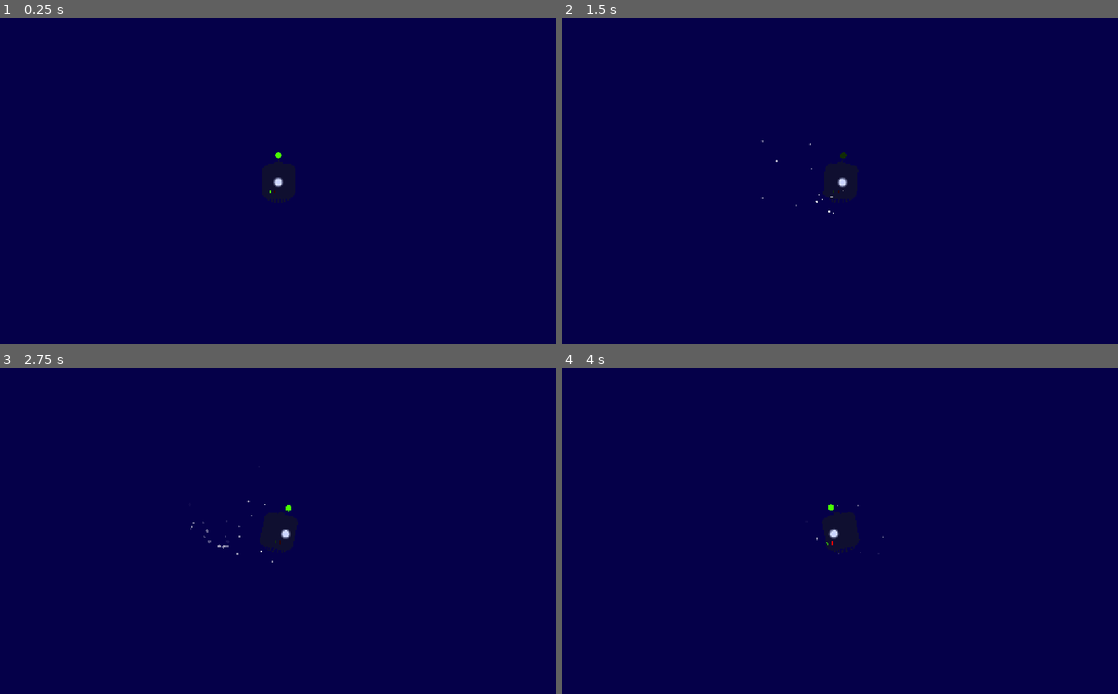
Above: before the commit, frames 1-4 (two rows, left to right).
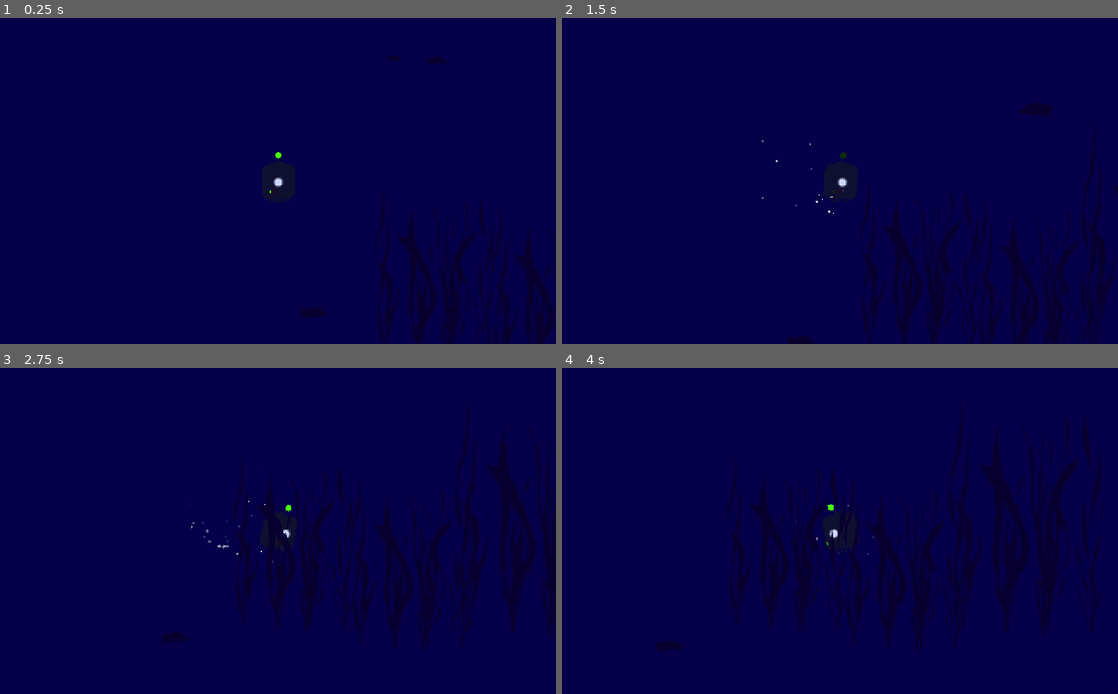
Above: after the commit, the same moments.

Repository: JakobSchauser/boyancy_game
Game: Godot game, scene res://map.tscn
Same seed, same stepped clock (60 frames per second), same inputs: the game is played once before the commit and once after it. This scene is started directly instead of the project's main scene. The engine's default icon, where the game draws it, is replaced by a stand-in: a white triangle on a blue panel in a dark square.
Inputs:
- Up to frame 1 (0.25 s): no input
- Up to frame 2 (1.5 s): hold Right (ui_right) 0.53-1.28 s; hold Down (ui_down) from 1.28 s (still down)
- Up to frame 3 (2.75 s): release Down (ui_down) at 2.03 s; hold Right (ui_right) from 2.03 s (still down)
- Up to frame 4 (4 s): release Right (ui_right) at 3.53 s; hold Left (ui_left) from 3.53 s (still down)

The runs differ from the first frame. In frame 1, 2.7% of the frame differs, in the area x 54-100%, y 11-100%; in frame 2, 4.1%; in frame 3, 5.8%; in frame 4, 7.0%, in the area x 16-100%, y 16-100%.

Commit message:
made crab

Diff:
--- /dev/null
+++ b/Crab.gd
@@ -0,0 +1,23 @@
+extends Sprite
+
+
+# Declare member variables here. Examples:
+# var a = 2
+# var b = "text"
+
+
+# Called when the node enters the scene tree for the first time.
+func _ready():
+	$AnimationPlayer.play("move_arms")
+
+
+
+# Called every frame. 'delta' is the elapsed time since the previous frame.
+#func _process(delta):
+#	pass
+
+
+func _on_Area2D_body_entered(body:Node):
+	if body.is_in_group("player"):
+		# start animation
+		$AnimationPlayer.play("move_arms")
--- /dev/null
+++ b/Crab.tscn
@@ -0,0 +1,178 @@
+[gd_scene load_steps=9 format=2]
+
+[ext_resource path="res://crab_no_body.png" type="Texture" id=1]
+[ext_resource path="res://crab_lower_arm.png" type="Texture" id=2]
+[ext_resource path="res://crab_arm.png" type="Texture" id=3]
+[ext_resource path="res://Crab.gd" type="Script" id=4]
+[ext_resource path="res://silouette.tres" type="Material" id=5]
+
+[sub_resource type="Animation" id=2]
+length = 0.001
+tracks/0/type = "value"
+tracks/0/path = NodePath("CrabLowerArm:position")
+tracks/0/interp = 1
+tracks/0/loop_wrap = true
+tracks/0/imported = false
+tracks/0/enabled = true
+tracks/0/keys = {
+"times": PoolRealArray( 0 ),
+"transitions": PoolRealArray( 1 ),
+"update": 0,
+"values": [ Vector2( -144.026, -86.6168 ) ]
+}
+tracks/1/type = "value"
+tracks/1/path = NodePath("CrabLowerArm:rotation_degrees")
+tracks/1/interp = 1
+tracks/1/loop_wrap = true
+tracks/1/imported = false
+tracks/1/enabled = true
+tracks/1/keys = {
+"times": PoolRealArray( 0 ),
+"transitions": PoolRealArray( 1 ),
+"update": 0,
+"values": [ -1.81831e-06 ]
+}
+tracks/2/type = "bezier"
+tracks/2/path = NodePath("CrabLowerArm:position:x")
+tracks/2/interp = 1
+tracks/2/loop_wrap = true
+tracks/2/imported = false
+tracks/2/enabled = true
+tracks/2/keys = {
+"points": PoolRealArray( -144.026, -0.25, 0, 0.25, 0 ),
+"times": PoolRealArray( 0 )
+}
+tracks/3/type = "bezier"
+tracks/3/path = NodePath("CrabLowerArm:position:y")
+tracks/3/interp = 1
+tracks/3/loop_wrap = true
+tracks/3/imported = false
+tracks/3/enabled = true
+tracks/3/keys = {
+"points": PoolRealArray( -86.6168, -0.25, 0, 0.25, 0 ),
+"times": PoolRealArray( 0 )
+}
+tracks/4/type = "value"
+tracks/4/path = NodePath("CrabLowerArm/pivot:rotation_degrees")
+tracks/4/interp = 1
+tracks/4/loop_wrap = true
+tracks/4/imported = false
+tracks/4/enabled = true
+tracks/4/keys = {
+"times": PoolRealArray( 0 ),
+"transitions": PoolRealArray( 1 ),
+"update": 0,
+"values": [ 1.81831e-06 ]
+}
+tracks/5/type = "value"
+tracks/5/path = NodePath("CrabLowerArm/pivot:position")
+tracks/5/interp = 1
+tracks/5/loop_wrap = true
+tracks/5/imported = false
+tracks/5/enabled = true
+tracks/5/keys = {
+"times": PoolRealArray( 0 ),
+"transitions": PoolRealArray( 1 ),
+"update": 0,
+"values": [ Vector2( -50.974, -38.3832 ) ]
+}
+
+[sub_resource type="Animation" id=1]
+resource_name = "move_arms"
+length = 10.0
+tracks/0/type = "value"
+tracks/0/path = NodePath("CrabLowerArm:position")
+tracks/0/interp = 1
+tracks/0/loop_wrap = true
+tracks/0/imported = false
+tracks/0/enabled = true
+tracks/0/keys = {
+"times": PoolRealArray( 0, 5.3, 10 ),
+"transitions": PoolRealArray( 1, 1, 1 ),
+"update": 0,
+"values": [ Vector2( -144.026, -86.6168 ), Vector2( -96, -99 ), Vector2( -144.026, -86.6168 ) ]
+}
+tracks/1/type = "value"
+tracks/1/path = NodePath("CrabLowerArm:rotation_degrees")
+tracks/1/interp = 1
+tracks/1/loop_wrap = true
+tracks/1/imported = false
+tracks/1/enabled = true
+tracks/1/keys = {
+"times": PoolRealArray( 0, 5.3, 10 ),
+"transitions": PoolRealArray( 1, 1, 1 ),
+"update": 0,
+"values": [ -1.81831e-06, 45.8352, -1.81831e-06 ]
+}
+tracks/2/type = "value"
+tracks/2/path = NodePath("CrabLowerArm/pivot:rotation_degrees")
+tracks/2/interp = 1
+tracks/2/loop_wrap = true
+tracks/2/imported = false
+tracks/2/enabled = true
+tracks/2/keys = {
+"times": PoolRealArray( 0, 5.3, 8.7, 10 ),
+"transitions": PoolRealArray( 1, 0.406126, 0.0647042, 187.403 ),
+"update": 0,
+"values": [ 1.81831e-06, 70.9959, 148.813, 1.81831e-06 ]
+}
+tracks/3/type = "value"
+tracks/3/path = NodePath("CrabLowerArm/pivot:position")
+tracks/3/interp = 1
+tracks/3/loop_wrap = true
+tracks/3/imported = false
+tracks/3/enabled = true
+tracks/3/keys = {
+"times": PoolRealArray( 0, 5.3, 10 ),
+"transitions": PoolRealArray( 1, 1, 1 ),
+"update": 0,
+"values": [ Vector2( -50.974, -38.3832 ), Vector2( -50.974, -38.3832 ), Vector2( -50.974, -38.3832 ) ]
+}
+
+[sub_resource type="RectangleShape2D" id=3]
+extents = Vector2( 512.59, 207.116 )
+
+[node name="Crab" type="Sprite"]
+material = ExtResource( 5 )
+texture = ExtResource( 1 )
+script = ExtResource( 4 )
+
+[node name="CrabLowerArm" type="Sprite" parent="."]
+material = ExtResource( 5 )
+position = Vector2( -144.026, -86.6168 )
+rotation = -3.17355e-08
+texture = ExtResource( 2 )
+
+[node name="pivot" type="Position2D" parent="CrabLowerArm"]
+position = Vector2( -50.974, -38.3832 )
+rotation = 3.17355e-08
+
+[node name="CrabArm" type="Sprite" parent="CrabLowerArm/pivot"]
+material = ExtResource( 5 )
+position = Vector2( 57, 89 )
+rotation = 0.160469
+texture = ExtResource( 3 )
+
+[node name="CrabLowerArm2" type="Sprite" parent="."]
+material = ExtResource( 5 )
+position = Vector2( 73.7402, -79.8649 )
+scale = Vector2( -1, 1 )
+texture = ExtResource( 2 )
+
+[node name="CrabArm" type="Sprite" parent="CrabLowerArm2"]
+material = ExtResource( 5 )
+position = Vector2( 17.0864, 39.4 )
+texture = ExtResource( 3 )
+
+[node name="AnimationPlayer" type="AnimationPlayer" parent="."]
+anims/RESET = SubResource( 2 )
+anims/move_arms = SubResource( 1 )
+
+[node name="Area2D" type="Area2D" parent="."]
+visible = false
+
+[node name="CollisionShape2D" type="CollisionShape2D" parent="Area2D"]
+position = Vector2( 18.8848, 7.98633 )
+shape = SubResource( 3 )
+
+[connection signal="body_entered" from="Area2D" to="." method="_on_Area2D_body_entered"]
--- a/map.tscn
+++ b/map.tscn
@@ -4,13 +4,13 @@
 [ext_resource path="res://breather.tscn" type="PackedScene" id=2]
 [ext_resource path="res://font.tres" type="DynamicFont" id=3]
 [ext_resource path="res://silouette.tres" type="Material" id=4]
-[ext_resource path="res://crab.png" type="Texture" id=5]
 [ext_resource path="res://pickup.tscn" type="PackedScene" id=6]
 [ext_resource path="res://boyancy_upgrade.tscn" type="PackedScene" id=7]
 [ext_resource path="res://small_fish.tscn" type="PackedScene" id=8]
 [ext_resource path="res://ictineo.png" type="Texture" id=9]
 [ext_resource path="res://intro.gd" type="Script" id=10]
 [ext_resource path="res://seaweed.png" type="Texture" id=11]
+[ext_resource path="res://Crab.tscn" type="PackedScene" id=12]
 
 [sub_resource type="RectangleShape2D" id=1]
 extents = Vector2( 256, 32 )
@@ -305,7 +305,7 @@
 shape = SubResource( 1 )
 
 [node name="CollisionShape2D7" type="CollisionShape2D" parent="walls"]
-position = Vector2( 1280, 1216 )
+position = Vector2( 1270, 1054 )
 shape = SubResource( 1 )
 
 [node name="CollisionShape2D8" type="CollisionShape2D" parent="walls"]
@@ -317,7 +317,7 @@
 shape = SubResource( 1 )
 
 [node name="CollisionShape2D9" type="CollisionShape2D" parent="walls"]
-position = Vector2( 1792, 1216 )
+position = Vector2( 1782, 1054 )
 shape = SubResource( 1 )
 
 [node name="CollisionShape2D10" type="CollisionShape2D" parent="walls"]
@@ -360,18 +360,10 @@
 position = Vector2( 1024, 576 )
 shape = SubResource( 2 )
 
-[node name="vertical4" type="CollisionShape2D" parent="walls"]
-position = Vector2( 1024, 1024 )
-shape = SubResource( 2 )
-
 [node name="vertical6" type="CollisionShape2D" parent="walls"]
 position = Vector2( 2048, 576 )
 shape = SubResource( 2 )
 
-[node name="vertical7" type="CollisionShape2D" parent="walls"]
-position = Vector2( 2048, 1024 )
-shape = SubResource( 2 )
-
 [node name="vertical3" type="CollisionShape2D" parent="walls"]
 position = Vector2( 1280, 576 )
 shape = SubResource( 2 )
@@ -381,7 +373,7 @@
 shape = SubResource( 2 )
 
 [node name="CollisionShape2D12" type="CollisionShape2D" parent="walls"]
-position = Vector2( 2816, 1216 )
+position = Vector2( 2806, 1054 )
 shape = SubResource( 1 )
 
 [node name="CollisionShape2D13" type="CollisionShape2D" parent="walls"]
@@ -393,7 +385,7 @@
 shape = SubResource( 1 )
 
 [node name="CollisionShape2D15" type="CollisionShape2D" parent="walls"]
-position = Vector2( 3328, 1216 )
+position = Vector2( 3318, 1054 )
 shape = SubResource( 1 )
 
 [node name="CollisionShape2D16" type="CollisionShape2D" parent="walls"]
@@ -404,10 +396,6 @@
 position = Vector2( 2560, 576 )
 shape = SubResource( 2 )
 
-[node name="vertical9" type="CollisionShape2D" parent="walls"]
-position = Vector2( 2560, 1024 )
-shape = SubResource( 2 )
-
 [node name="vertical16" type="CollisionShape2D" parent="walls"]
 position = Vector2( 2560, -1088 )
 shape = SubResource( 2 )
@@ -536,8 +524,20 @@
 position = Vector2( 3584, 576 )
 shape = SubResource( 2 )
 
+[node name="vertical4" type="CollisionShape2D" parent="walls"]
+position = Vector2( 1024, 862 )
+shape = SubResource( 2 )
+
+[node name="vertical7" type="CollisionShape2D" parent="walls"]
+position = Vector2( 2048, 862 )
+shape = SubResource( 2 )
+
+[node name="vertical9" type="CollisionShape2D" parent="walls"]
+position = Vector2( 2560, 862 )
+shape = SubResource( 2 )
+
 [node name="vertical11" type="CollisionShape2D" parent="walls"]
-position = Vector2( 3584, 1024 )
+position = Vector2( 3584, 862 )
 shape = SubResource( 2 )
 
 [node name="CollisionShape2D17" type="CollisionShape2D" parent="walls"]
@@ -716,13 +716,13 @@
 shape = SubResource( 2 )
 
 [node name="player" parent="." instance=ExtResource( 1 )]
-position = Vector2( -1344, 128 )
+position = Vector2( 4119, -1476 )
 
 [node name="breather" parent="." instance=ExtResource( 2 )]
-position = Vector2( 1920, 1088 )
+position = Vector2( 1907, 981 )
 
 [node name="breather2" parent="." instance=ExtResource( 2 )]
-position = Vector2( 3456, 1088 )
+position = Vector2( 3443, 981 )
 
 [node name="breather5" parent="." instance=ExtResource( 2 )]
 position = Vector2( 5888, -384 )
@@ -746,10 +746,10 @@
 position = Vector2( 2688, -3264 )
 
 [node name="breather3" parent="." instance=ExtResource( 2 )]
-position = Vector2( 3008, 256 )
+position = Vector2( 3005, 311 )
 
 [node name="breather4" parent="." instance=ExtResource( 2 )]
-position = Vector2( 4224, 640 )
+position = Vector2( 4221, 695 )
 
 [node name="Label" type="Label" parent="."]
 margin_left = -1472.0
@@ -834,24 +834,24 @@
 
 [node name="Seaweed" type="Sprite" parent="."]
 material = ExtResource( 4 )
-position = Vector2( 3452, -1437 )
-scale = Vector2( 1.112, 0.939087 )
+position = Vector2( 4264, -1389 )
+scale = Vector2( 0.269648, 0.54816 )
 texture = ExtResource( 11 )
 
-[node name="Crab" type="Sprite" parent="."]
+[node name="Seaweed2" type="Sprite" parent="Seaweed"]
 material = ExtResource( 4 )
-position = Vector2( 4223.19, -1460.69 )
-scale = Vector2( 1.112, 0.939087 )
-texture = ExtResource( 5 )
-
-[node name="Crab2" type="Sprite" parent="."]
+position = Vector2( 400.523, 32.8374 )
+scale = Vector2( 1, 1 )
+texture = ExtResource( 11 )
+
+[node name="Seaweed3" type="Sprite" parent="Seaweed"]
 material = ExtResource( 4 )
-position = Vector2( 6336, -1984 )
-scale = Vector2( 1.112, 0.939087 )
-texture = ExtResource( 5 )
+position = Vector2( 819.589, -43.7827 )
+scale = Vector2( 1.27158, 1.35477 )
+texture = ExtResource( 11 )
 
 [node name="pickup" parent="." instance=ExtResource( 6 )]
-position = Vector2( 4992, -1408 )
+position = Vector2( 4994, -1336 )
 
 [node name="boyancy_upgrade" parent="." instance=ExtResource( 7 )]
 position = Vector2( 4288, -2368 )
@@ -863,22 +863,22 @@
 position = Vector2( 6592, -448 )
 
 [node name="small_fish" parent="." instance=ExtResource( 8 )]
-position = Vector2( 4739, -1954 )
+position = Vector2( 4149, -1366 )
 
 [node name="small_fish2" parent="." instance=ExtResource( 8 )]
-position = Vector2( 5068, -2007 )
+position = Vector2( 4478, -1419 )
 
 [node name="small_fish3" parent="." instance=ExtResource( 8 )]
-position = Vector2( 5231, -2018 )
+position = Vector2( 4641, -1430 )
 
 [node name="small_fish4" parent="." instance=ExtResource( 8 )]
-position = Vector2( 5162, -2155 )
+position = Vector2( 4572, -1567 )
 
 [node name="small_fish5" parent="." instance=ExtResource( 8 )]
-position = Vector2( 4830, -2151 )
+position = Vector2( 4240, -1563 )
 
 [node name="small_fish6" parent="." instance=ExtResource( 8 )]
-position = Vector2( 4830, -2151 )
+position = Vector2( 4240, -1563 )
 
 [node name="intro_area" type="Area2D" parent="."]
 script = ExtResource( 10 )
@@ -914,3 +914,11 @@
 anchor_right = 1.0
 anchor_bottom = 1.0
 color = Color( 0.0313726, 0, 0.188235, 1 )
+
+[node name="Crab" parent="." instance=ExtResource( 12 )]
+position = Vector2( 4744, -1377 )
+scale = Vector2( 0.4, 0.4 )
+
+[node name="Crab2" parent="." instance=ExtResource( 12 )]
+position = Vector2( 4976, 669 )
+scale = Vector2( 0.4, 0.4 )
--- a/pickup.tscn
+++ b/pickup.tscn
@@ -14,9 +14,9 @@
 [node name="txt" type="Label" parent="."]
 visible = false
 margin_left = -128.0
-margin_top = -128.0
+margin_top = -64.0
 margin_right = 1925.0
-margin_bottom = 604.0
+margin_bottom = 668.0
 rect_scale = Vector2( 0.2, 0.2 )
 custom_fonts/font = ExtResource( 2 )
 text = "N of M pieces found"
--- a/small_fish.gd
+++ b/small_fish.gd
@@ -9,10 +9,14 @@
 
 var timer = 0
 
+var player = null
 var xscale = 1
 func _ready():
-	newpos = position + Vector2(rand_range(-1,1), rand_range(-1,1))*300
+	newpos = position + Vector2(rand_range(-1,1), rand_range(-1,1))*200
+	$small_fish.scale /= rand_range(1, 3)
 	xscale = $small_fish.scale.x
+
+	player = get_tree().get_nodes_in_group("player")[0]
 
 	# connect to on body entered
 	connect("body_entered", self, "_on_body_entered")
@@ -37,13 +41,18 @@
 
 	if position.distance_to(newpos) < 4:
 		timer = rand_range(0.5, 3)
-		newpos = position + Vector2(rand_range(-1,1), rand_range(-1/300,1/300))*300
+		var playerpos = player.position
+
+		if (position.distance_to(playerpos) > 1000):
+			newpos = playerpos
+		else:
+			newpos = position + Vector2(rand_range(-1,1), rand_range(-1/200,1/200))*200
 
 
 func _on_body_entered(body):
 	# if the body is the player, then call the function on_player_entered
 	if body.is_in_group("player"):
-		var changex = sign(body.position.x - position.x)*300
+		var changex = sign(body.position.x - position.x)*200
 		var change = Vector2(changex, rand_range(-1,1)*3)
 		newpos = position - change
 		timer = 0
--- a/small_fish.tscn
+++ b/small_fish.tscn
@@ -1,30 +1,35 @@
-[gd_scene load_steps=4 format=2]
+[gd_scene load_steps=5 format=2]
 
 [ext_resource path="res://soft_square.png" type="Texture" id=1]
 [ext_resource path="res://small_fish.gd" type="Script" id=2]
+[ext_resource path="res://silouette.tres" type="Material" id=3]
 
 [sub_resource type="CircleShape2D" id=1]
-radius = 38.0
+radius = 21.0
 
 [node name="Area2D" type="Area2D"]
 script = ExtResource( 2 )
 
 [node name="small_fish" type="Sprite" parent="."]
+material = ExtResource( 3 )
 scale = Vector2( 0.0600156, 0.0206563 )
 texture = ExtResource( 1 )
 
 [node name="small_fish2" type="Sprite" parent="small_fish"]
+material = ExtResource( 3 )
 position = Vector2( 233.258, 96.8281 )
 scale = Vector2( 0.415041, 0.417587 )
 texture = ExtResource( 1 )
 
 [node name="rect_soft" type="Sprite" parent="small_fish"]
+material = ExtResource( 3 )
 position = Vector2( 98.0703, -293.063 )
 rotation = 0.586732
 scale = Vector2( 0.467953, 0.14358 )
 texture = ExtResource( 1 )
 
 [node name="rect_soft2" type="Sprite" parent="small_fish"]
+material = ExtResource( 3 )
 position = Vector2( -55.6133, 218.906 )
 rotation = -0.67947
 scale = Vector2( 0.727207, 0.192893 )
Not shown, changed: TODO.txt
Binary file added: crab_arm.png
Not shown, added: crab_arm.png.import
Binary file added: crab_lower_arm.png
Not shown, added: crab_lower_arm.png.import
Binary file added: crab_no_body.png
Not shown, added: crab_no_body.png.import
Not shown, added: rope.png.import
Not shown, added: square_soft_big.png.import
Not shown, added: triangle.png.import
